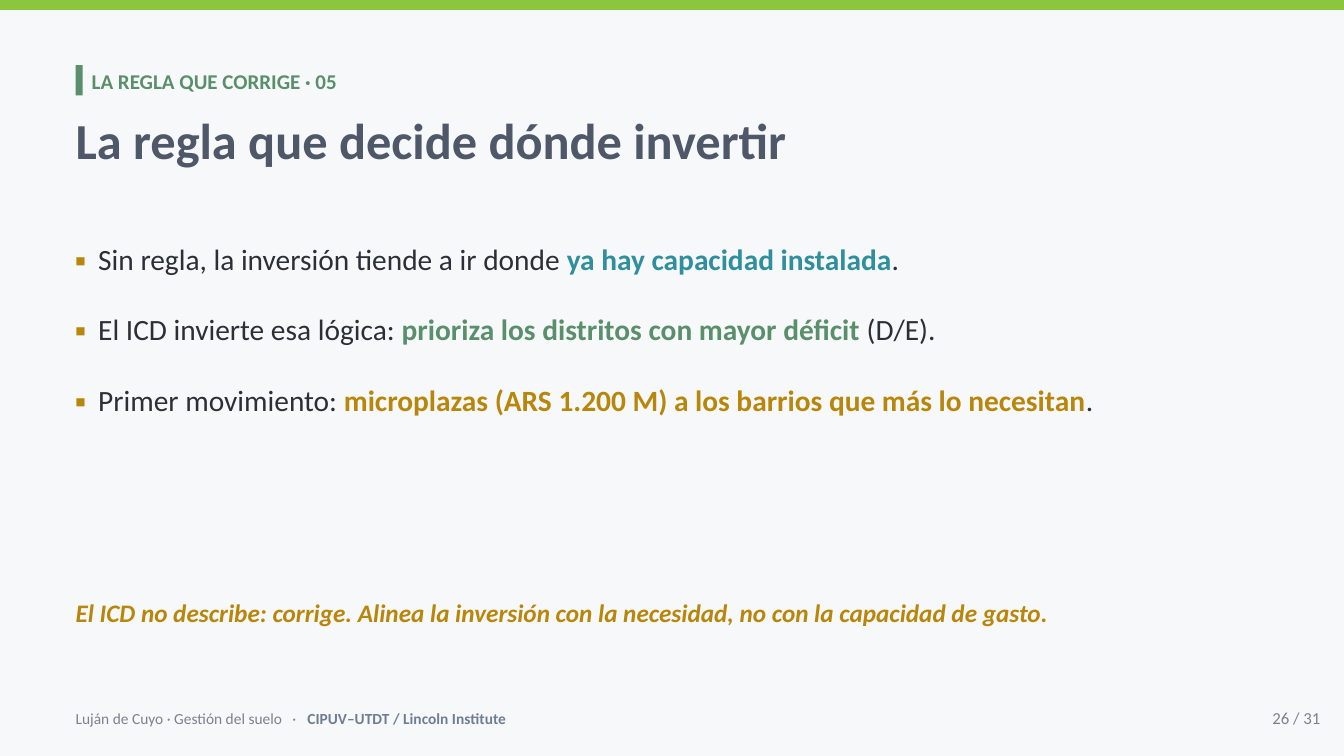
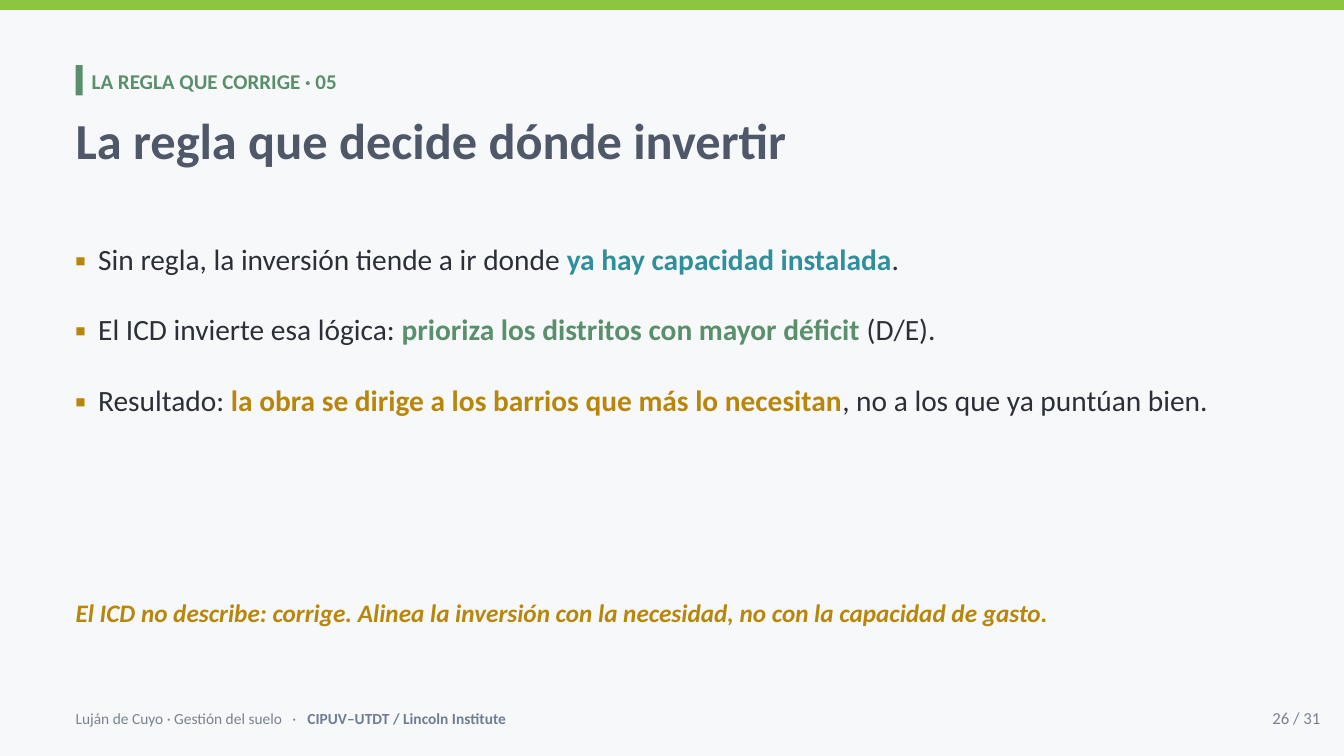
Before and after one commit to cgoytia-droid/cgoytia-droid.github.io, a slide deck: slide 26 of presentations/lujan-de-cuyo-gestion-suelo.pptx. Drawn at 1344x756 pixels with LibreOffice and Linux fonts; fonts in the diff are those of the drawing. Boxes give left, top, right and bottom in pixels: in the first picture for what was removed or moved away, otherwise in the second. Text is boxed around its words. In the diff, an @@ line names an element or a change of style, - is before the commit and + after.

```diff
--- a/presentations/lujan-de-cuyo-gestion-suelo.pptx
+++ b/presentations/lujan-de-cuyo-gestion-suelo.pptx
@@ text at (98,390,1208,416): text changed @@
-▪ Primer movimiento: microplazas (ARS 1.200 M) a los barrios que más lo necesitan.
+▪ Resultado: la obra se dirige a los barrios que más lo necesitan, no a los que ya puntúan bien.
```
Also in this commit, not shown: 2 other files.
